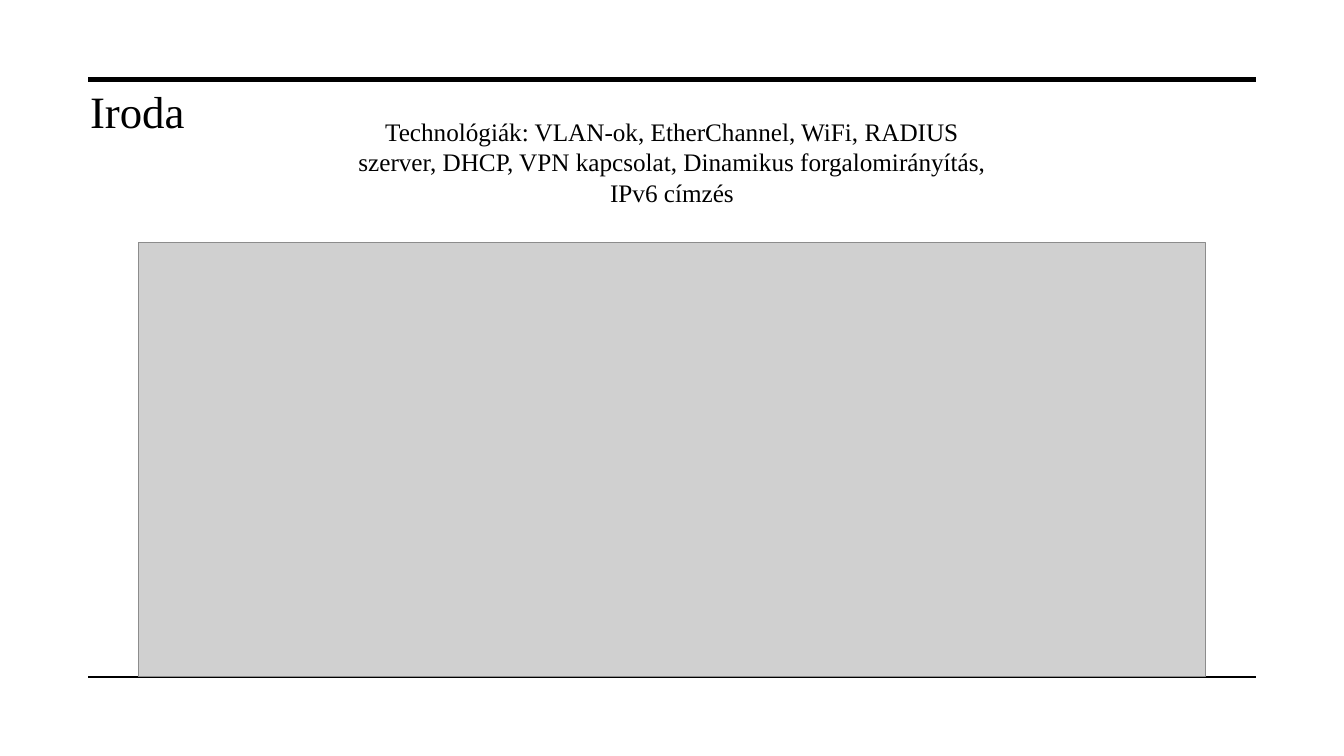
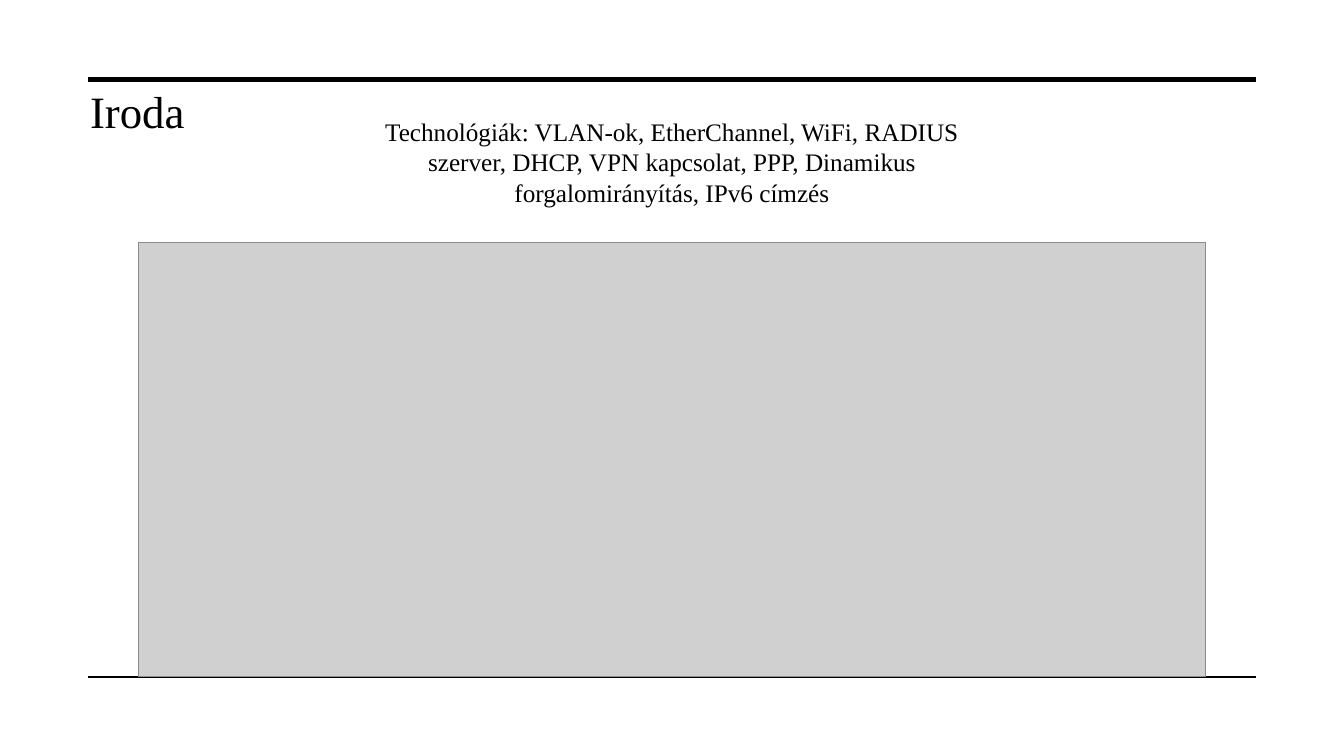
Before and after one commit to Gabor08/QuantumLink, a slide deck: slide 6 of QuantumLink_Bemutató.pptx. Drawn at 1344x756 pixels with LibreOffice and Linux fonts; fonts in the diff are those of the drawing; grey boxes stand for pictures. Boxes give left, top, right and bottom in pixels: in the first picture for what was removed or moved away, otherwise in the second. Text is boxed around its words. In the diff, an @@ line names an element or a change of style, - is before the commit and + after.

```diff
--- a/QuantumLink_Bemutató.pptx
+++ b/QuantumLink_Bemutató.pptx
@@ text at [385, 123, 959, 208]: text changed @@
-Technológiák: VLAN-ok, EtherChannel, WiFi, RADIUS szerver, DHCP, VPN kapcsolat, Dinamikus forgalomirányítás, IPv6 címzés
+Technológiák: VLAN-ok, EtherChannel, WiFi, RADIUS szerver, DHCP, VPN kapcsolat, PPP, Dinamikus forgalomirányítás, IPv6 címzés
```
Also in this commit, not shown: 3 other slides changed.
